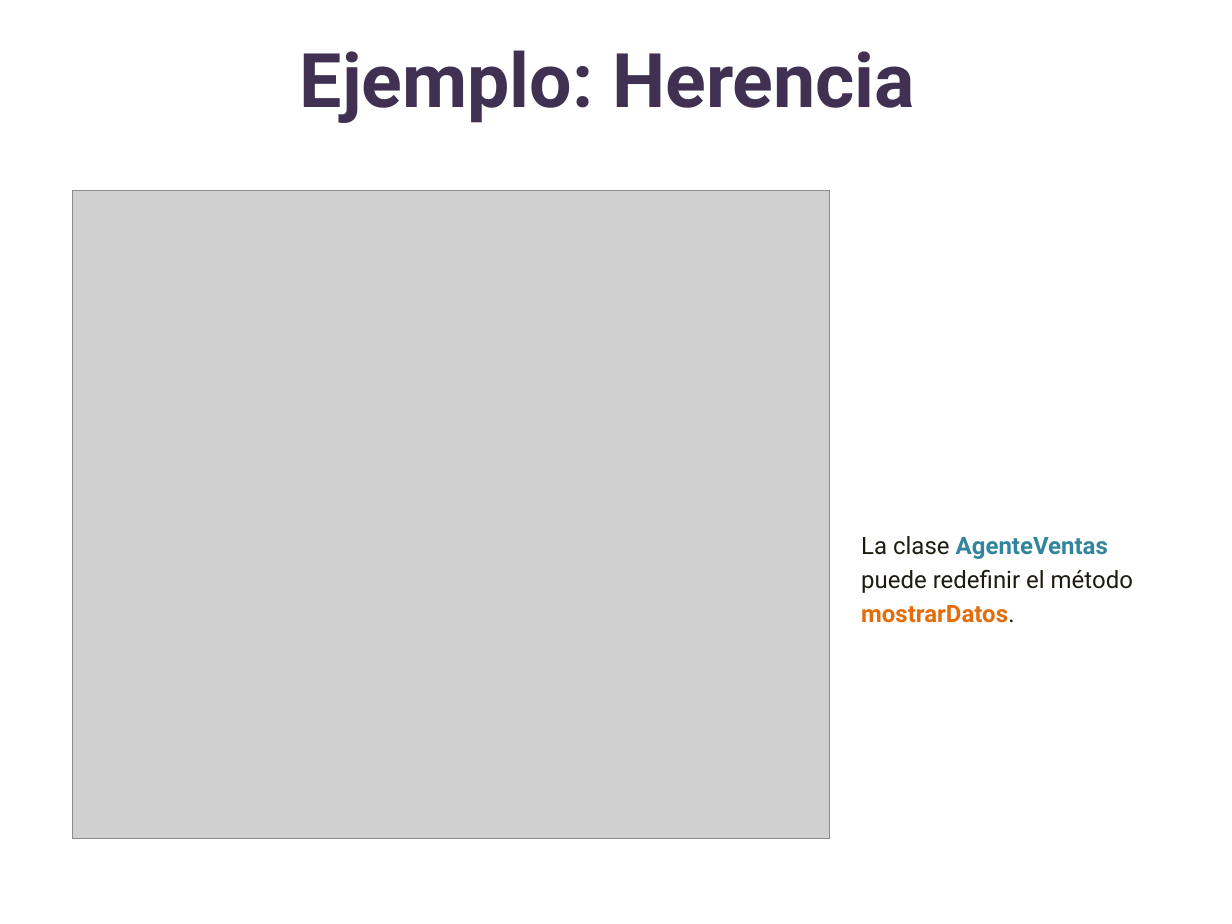
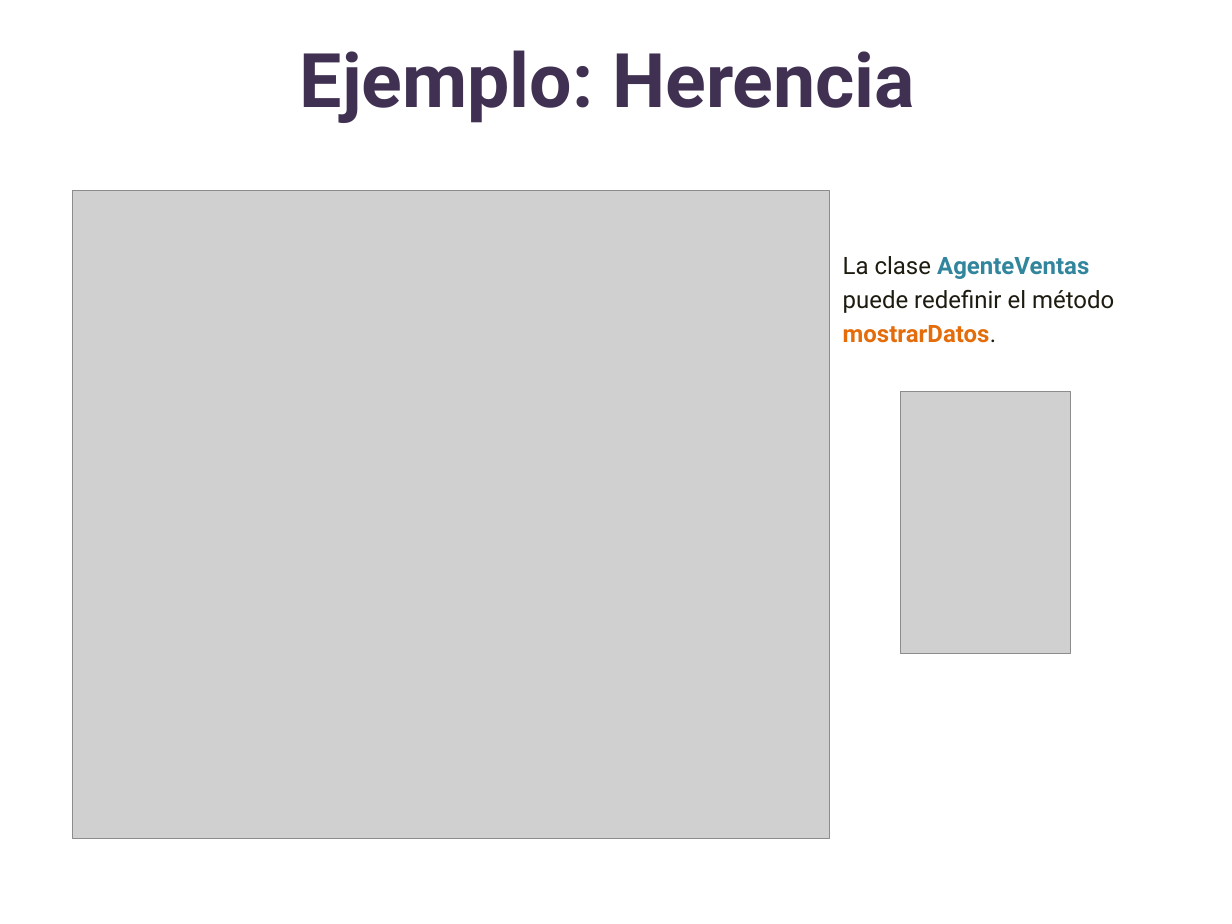
Before and after one commit to lizetheP/Analitica, a slide deck: slide 8 of Calendario2023/presentaciones/16_POO_Herencia.pptx. Drawn at 1232x924 pixels with LibreOffice and Linux fonts; fonts in the diff are those of the drawing; grey boxes stand for pictures. Boxes give left, top, right and bottom in pixels: in the first picture for what was removed or moved away, otherwise in the second. Text is boxed around its words. In the diff, an @@ line names an element or a change of style, - is before the commit and + after.

```diff
--- a/Calendario2023/presentaciones/16_POO_Herencia.pptx
+++ b/Calendario2023/presentaciones/16_POO_Herencia.pptx
@@ text "La clase AgenteVentas puede redefinir ...": place and size @@
-text "La clase AgenteVentas puede redefinir ..." at bbox=[861, 536, 1133, 623]
+text "La clase AgenteVentas puede redefinir ..." at bbox=[843, 256, 1114, 343]
@@ picture added at bbox=[901, 392, 1071, 654] @@
```
Also in this commit, not shown: 11 other slides changed, 3 other files.
